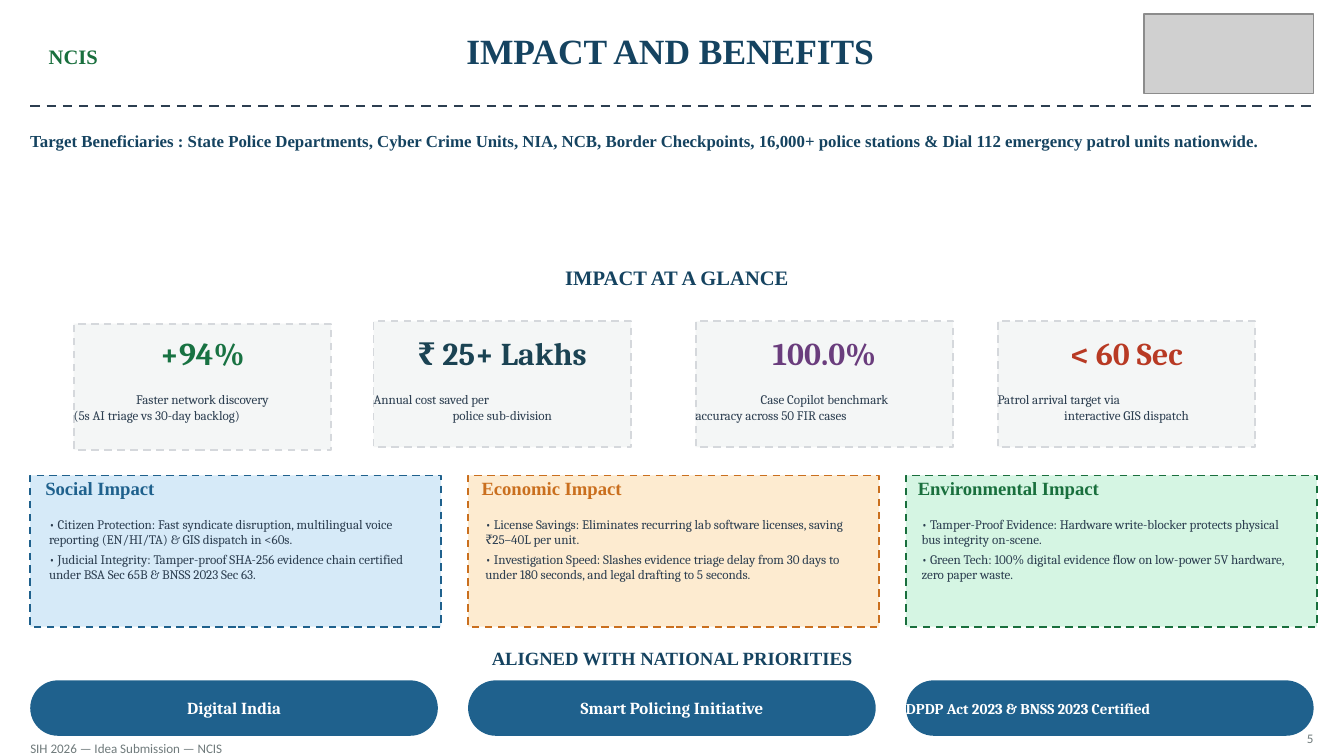
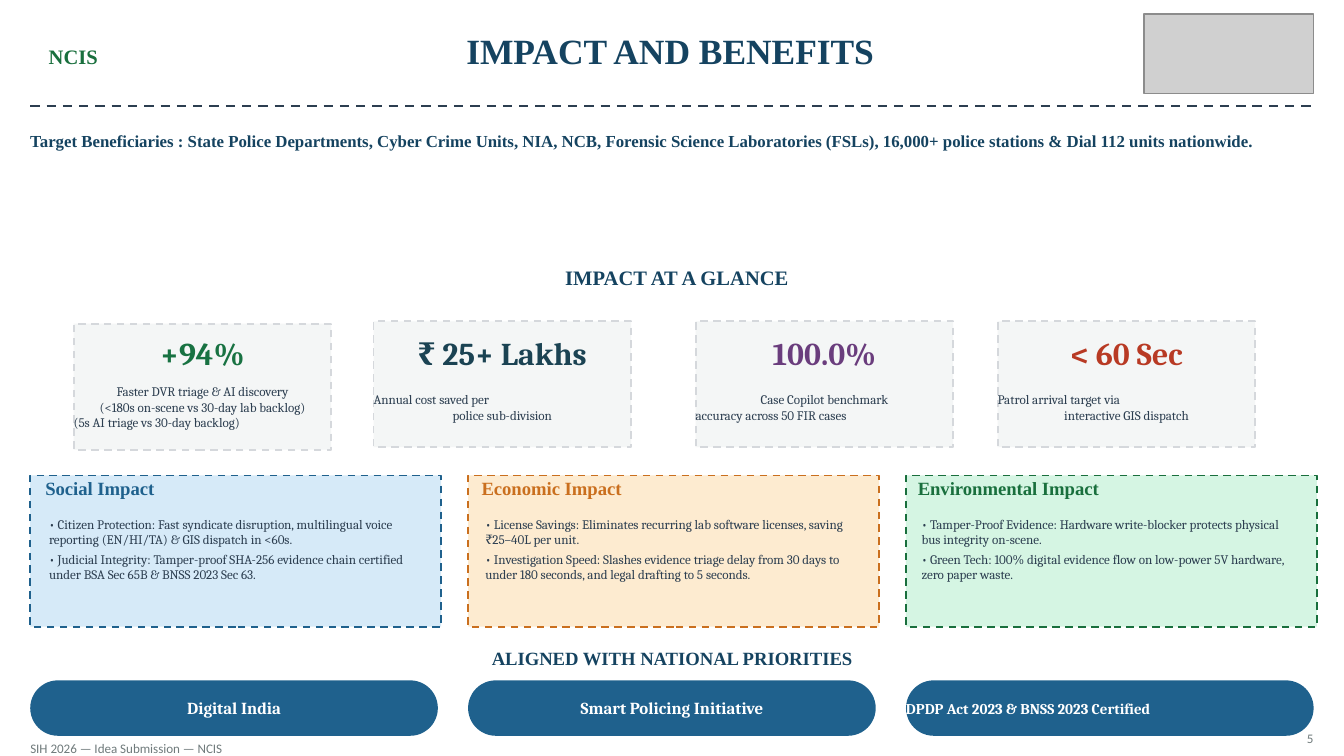
Before and after one commit to muhammedmaahir68-droid/cyber-kit, a slide deck: slide 5 of frontend/public/SIH_Ideate_Template_AAROHAN-X.pptx. Drawn at 1344x756 pixels with LibreOffice and Linux fonts; fonts in the diff are those of the drawing; grey boxes stand for pictures. Boxes give left, top, right and bottom in pixels: in the first picture for what was removed or moved away, otherwise in the second. Text is boxed around its words. In the diff, an @@ line names an element or a change of style, - is before the commit and + after.

```diff
--- a/frontend/public/SIH_Ideate_Template_AAROHAN-X.pptx
+++ b/frontend/public/SIH_Ideate_Template_AAROHAN-X.pptx
@@ text at (30,135,1253,151): text changed @@
-Target Beneficiaries : State Police Departments, Cyber Crime Units, NIA, NCB, Border Checkpoints, 16,000+ police stations & Dial 112 emergency patrol units nationwide.
+Target Beneficiaries : State Police Departments, Cyber Crime Units, NIA, NCB, Forensic Science Laboratories (FSLs), 16,000+ police stations & Dial 112 units nationwide.
@@ text at (100,387,305,415): text changed @@
-Faster network discovery
+Faster DVR triage & AI discovery
+(<180s on-scene vs 30-day lab backlog)
```
Also in this commit, not shown: 5 other slides changed, 11 other files.
